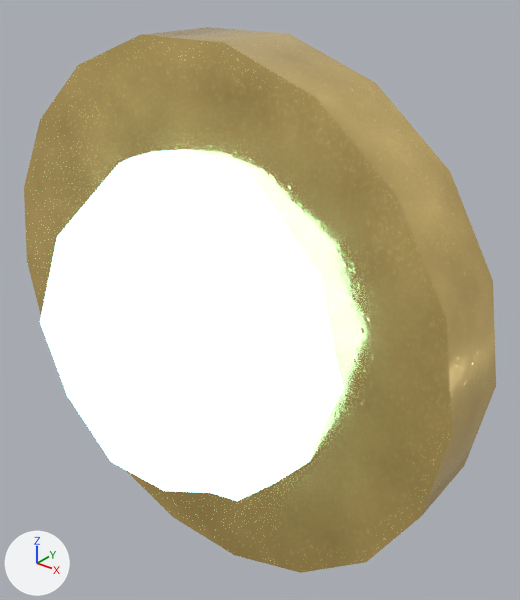
What one commit did to the glTF model games/adventure/assets/models/charm.glb.
Camera for both pictures: a 50 mm camera at (0.259, -0.288, 0.546) aimed at (0.017, 0.015, 0.358). Lighting does not change. The marker at lower left points along +X, +Y and +Z. The picture after the commit comes second.

Names of what the first picture shows: 'charm'.
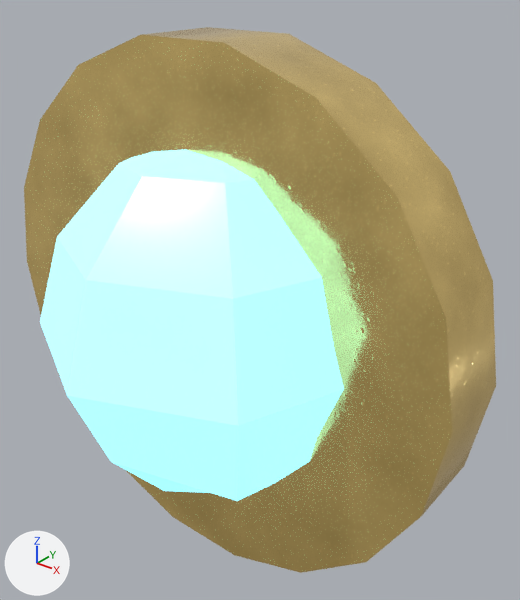
Patch to the scene script:
```diff
--- a/games/adventure/assets/models/charm.glb.py
+++ b/games/adventure/assets/models/charm.glb.py
@@ mat_glow_cyan @@
 mat_glow_cyan.roughness = 0.2
-mat_glow_cyan.emission_color = (1.2, 3.2, 3.6)  # white #ffffff
+mat_glow_cyan.emission_color = (0.35, 1.1, 1.3)  # cyan #a0ffff
 mat_glow_cyan.emission_strength = 1.0
```

What differs and where, as boxes [x1, y1, x2, y2] in the pictures (520 x 600 px):
'charm', recoloured (white to cyan): [39, 141, 382, 518] in both
